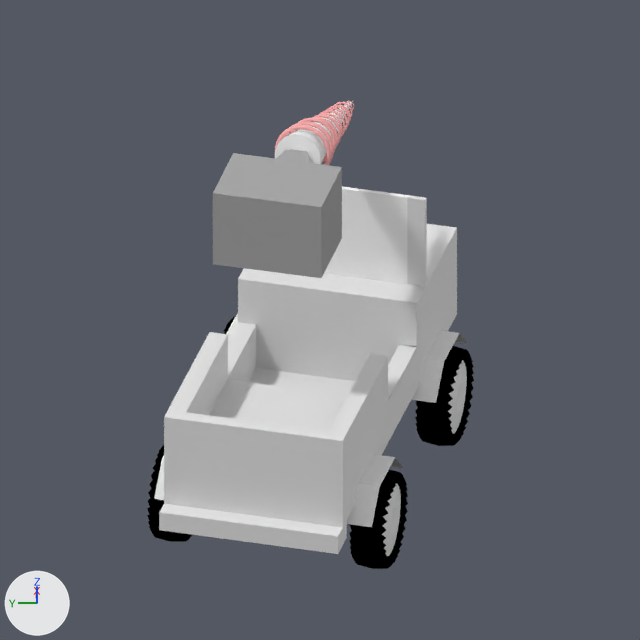
The Blender file image_source/blender/Laserjeepcomplete_rot.blend as it was, and as the next commit left it.
Both versions are drawn from the file's camera 'Camera'. The axes (+X, +Y, +Z) are drawn at lower left. The lights are the same throughout.

The first picture shows 'Cube', 'Laser', 'Plane.002', 'Tube', 'Tube.001', 'Tube.002'.
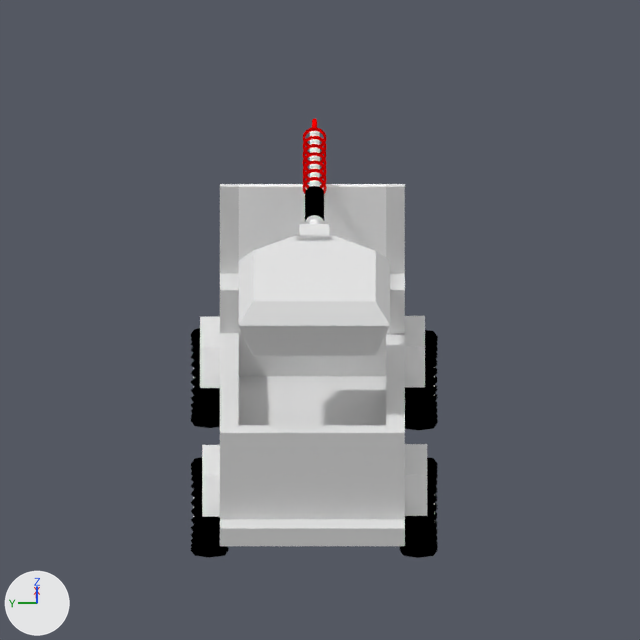
What differs and where, as boxes [x1, y1, x2, y2] in the pictures (640 x 640 px):
'Cube', turned
    before: [159, 186, 457, 554]
    after: [220, 184, 405, 546]
'Cube.003', added
    after: [239, 224, 390, 356]
'Laser', deleted
    before: [213, 101, 354, 278]
'Plane.002', turned
    before: [154, 313, 467, 527]
    after: [200, 316, 427, 517]
'Tube', turned
    before: [349, 469, 408, 569]
    after: [400, 458, 438, 558]
'Tube.001', turned
    before: [415, 346, 474, 446]
    after: [405, 330, 438, 430]
'Tube.002', turned
    before: [147, 445, 192, 542]
    after: [191, 458, 229, 558]
'Cylinder.001', added
    after: [303, 119, 326, 224]
'Tube.003', turned
    before: [223, 316, 236, 334]
    after: [191, 328, 220, 428]

The change, as a list of edits to the scene's bpy script:
```text
Add mat_material_008:
    mat_material_008 = diffuse_material('Material.008')
    mat_material_008.base_color = (1.0, 0.0, 0.0)  # red #ff0000
Add mat_material_014:
    mat_material_014 = diffuse_material('Material.014')
    mat_material_014.base_color = (0.0, 0.0, 0.0)  # black #000000
Add me_cube_009:
    me_cube_009.from_pydata(...)  # 122 vertices, 112 faces; spans x -1.17..1.62, y -1.23..1.23, z -2.19..1.0
    me_cube_009.materials.append(mat_material_009)  # white #e7e7e7
Add me_cylinder_002:
    me_cylinder_002.from_pydata(...)  # 1986 vertices, 1792 faces; spans x -2.39..2.42, y -2.4..2.4, z -1.37..2.47
    # faces by material slot: [448, 1248, 96]
    me_cylinder_002.materials.append(mat_material)  # white #ffffff
    me_cylinder_002.materials.append(mat_material_008)  # red #ff0000
    me_cylinder_002.materials.append(mat_material_014)  # black #000000
Change ob_cube:
    ob_cube.rotation_euler: (0.0, 12.57, 6.021) -> (0.0, 12.57, 0.0)  # degrees (0, 0, 345) -> degrees (0, 0, 0)
Remove ob_laser:
    ob_laser = bpy.data.objects.new('Laser', me_torus_003)
    ob_laser.parent = ob_cube
    ob_laser.matrix_parent_inverse = Matrix(((1.0, 0.0, 0.0, -2.561), (0.0, 1.0, 0.0, -0.0996), (0.0, 0.0, 1.0, -0.798), (0.0, 0.0, 0.0, 1.0)))
    ob_laser.location = (1.855, 0.105, 5.229)
    ob_laser.rotation_euler = (0.0, -1.83, -3.132)  # degrees (0, -105, -179)
    ob_laser.scale = (0.18, 0.18, 0.18)
Add ob_cube_003:
    ob_cube_003 = bpy.data.objects.new('Cube.003', me_cube_009)
    ob_cube_003.parent = ob_cube
    ob_cube_003.matrix_parent_inverse = Matrix(((1.0, 0.0, 0.0, -2.561), (0.0, 1.0, 0.0, -0.0996), (0.0, 0.0, 1.0, -0.798), (0.0, 0.0, 0.0, 1.0)))
    ob_cube_003.location = (-0.166, 0.0584, 3.257)
    ob_cube_003.scale = (1.23, 1.23, 0.394)
Add ob_cylinder_001:
    ob_cylinder_001 = bpy.data.objects.new('Cylinder.001', me_cylinder_002)
    ob_cylinder_001.parent = ob_cube
    ob_cylinder_001.matrix_parent_inverse = Matrix(((1.0, 0.0, 0.0, -2.561), (0.0, 1.0, 0.0, -0.0996), (0.0, 0.0, 1.0, -0.798), (0.0, 0.0, 0.0, 1.0)))
    ob_cylinder_001.location = (4.656, 0.0539, 3.397)
    ob_cylinder_001.rotation_euler = (0.0, 1.571, 0.0)  # degrees (0, 90, 0)
    ob_cylinder_001.scale = (0.0991, 0.0991, -1.24)
```
